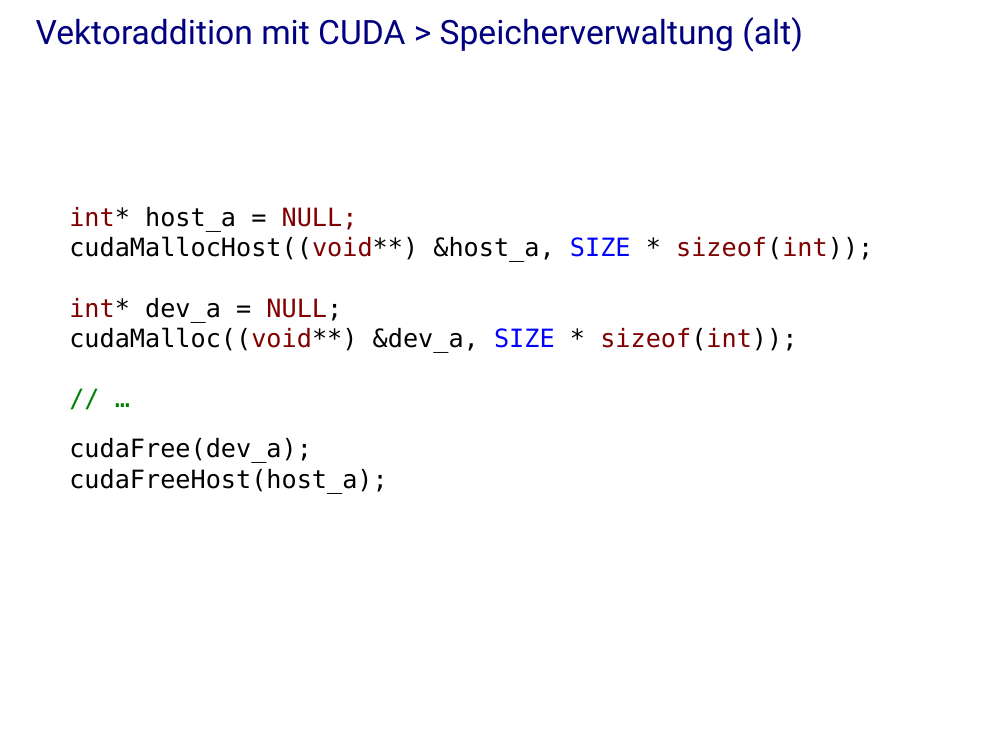
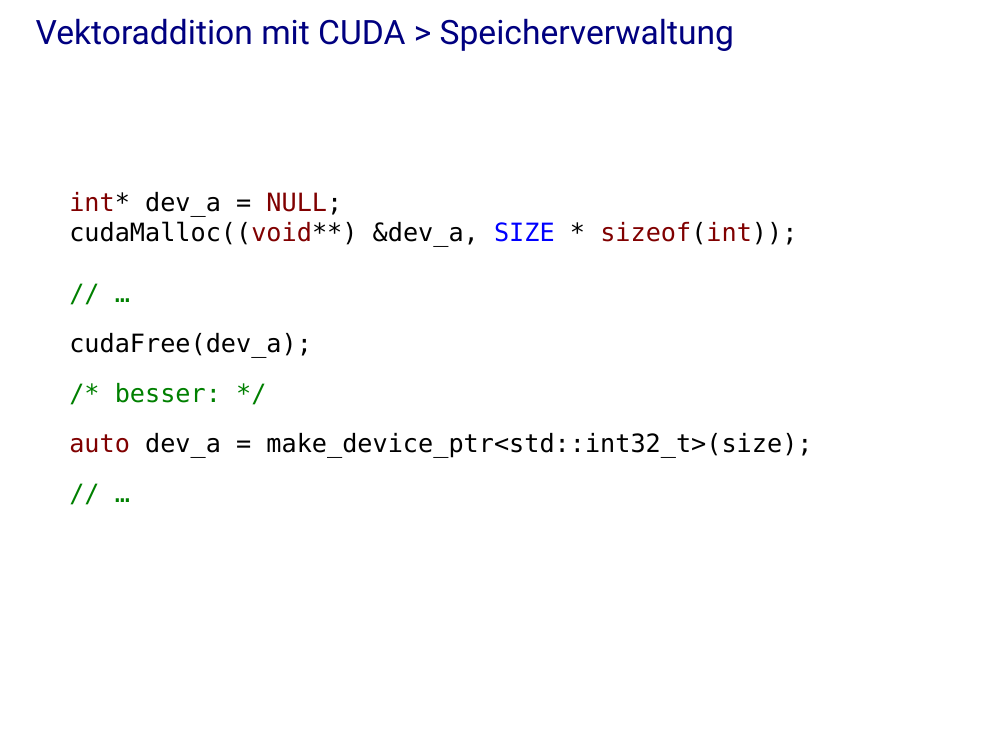
Before and after one commit to j-stephan/hs16, a slide deck: slide 26 of presentation/presentation.odp (slide 23 before the commit). Drawn at 1008x756 pixels with LibreOffice and Linux fonts; fonts in the diff are those of the drawing; background and template pictures are left out. Boxes give left, top, right and bottom in pixels: in the first picture for what was removed or moved away, otherwise in the second. Text is boxed around its words. In the diff, an @@ line names an element or a change of style, - is before the commit and + after.

```diff
--- a/presentation/presentation.odp
+++ b/presentation/presentation.odp
@@ title at (x1=36, y1=18, x2=734, y2=51): text changed @@
-Vektoraddition mit CUDA > Speicherverwaltung (alt)
+Vektoraddition mit CUDA > Speicherverwaltung
@@ text at (x1=69, y1=207, x2=873, y2=262): paragraphs removed @@
-int* host_a = NULL;
-cudaMallocHost((void**) &host_a, SIZE * sizeof(int));
@@ text at (x1=69, y1=333, x2=312, y2=358): more space between paragraphs @@
@@ text at (x1=69, y1=383, x2=812, y2=458): text changed @@
-cudaFreeHost(host_a);
+/* besser: */
+auto dev_a = make_device_ptr<std::int32_t>(size);
+// …
```
Also in this commit, not shown: 19 other slides changed, 13 slides added, 9 slides removed, 1 other file.
